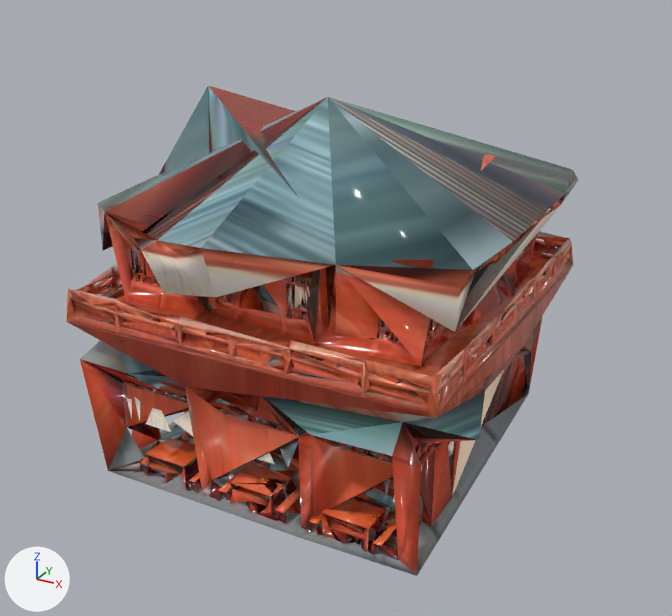
The glTF model app/src/main/assets/scenes/qm_shop2_lo.glb, before and after one commit.
Before and after are seen from a camera (50 mm lens) standing at (7.79, -14.24, 10.07) and looking at (0.15, -0.33, 3.12). The lights are fixed; the arrows at lower left show +X, +Y and +Z. The older version comes first. Vertices at exactly the same position are counted once.

Names of what the first picture shows: 'qm_shop2'.
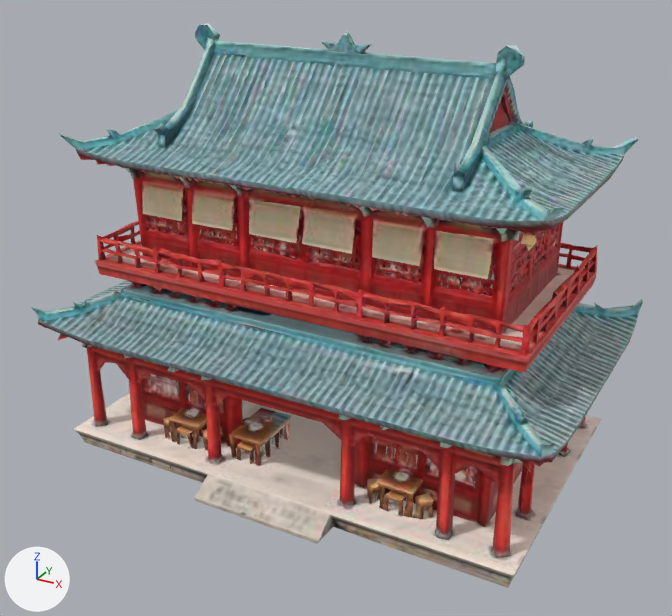
Location of each change, (x1, y1, x2, y2) in pixels of the pictures (672 x 616 px):
'qm_shop2', reshaped, recoloured (19% wider, 15% taller): before (67, 86, 579, 576); after (31, 23, 643, 588)
part 1 of me_mesh, rebuilt (19% wider, 15% taller): before (67, 86, 579, 576); after (31, 23, 643, 588)
part 2 of me_mesh, deleted: before (106, 154, 495, 502)

Diff of the bpy script that builds the scene:
```diff
--- a/app/src/main/assets/scenes/qm_shop2_lo.glb.py
+++ b/app/src/main/assets/scenes/qm_shop2_lo.glb.py
@@ img_qm_shop2_far_normal @@
+img_qm_shop2_far_normal = load_image('qm_shop2_far_normal', '_unpacked/qm_shop2_far_normal', 1024, 1024, 'Non-Color')
@@ img_qm_shop2_far_base @@
+img_qm_shop2_far_base = load_image('qm_shop2_far_base', '_unpacked/qm_shop2_far_base', 1024, 1024, 'sRGB')
@@ mat_qm_shop2_far @@
+mat_qm_shop2_far = bpy.data.materials.new('qm_shop2_far')
+# uses the picture img_qm_shop2_far_base
+# uses the picture img_qm_shop2_far_normal
@@ me_mesh @@
 # used by ob_qm_shop2; location = (0.0, 0.0, 0.0)
-me_mesh.from_pydata(...)  # 4076 vertices, 12486 faces; spans x -3.68..3.85, y -3.62..3.67, z 0.19..7.04
-me_mesh.materials.append(mat_material_0)
+me_mesh.from_pydata(...)  # 8741 vertices, 21997 faces; spans x -5.06..5.06, y -3.05..3.05, z 0.01..8.0
+# me_mesh part 1: the loose piece of 4005 vertices spanning x -3.68..3.85, y -3.62..3.67, z 0.19..7.04 is rebuilt with 8731 vertices and now spans x -5.06..5.06, y -3.05..3.05, z 0.01..8.0, in mat_qm_shop2_far
+# me_mesh part 2: 21 loose pieces with 71 vertices, spanning x -3.15..3.16, y -3.26..3.24, z 1.28..5.89, are deleted
+# other edits to the shape of me_mesh do not show in these pictures
+me_mesh.materials.append(mat_qm_shop2_far)
```
